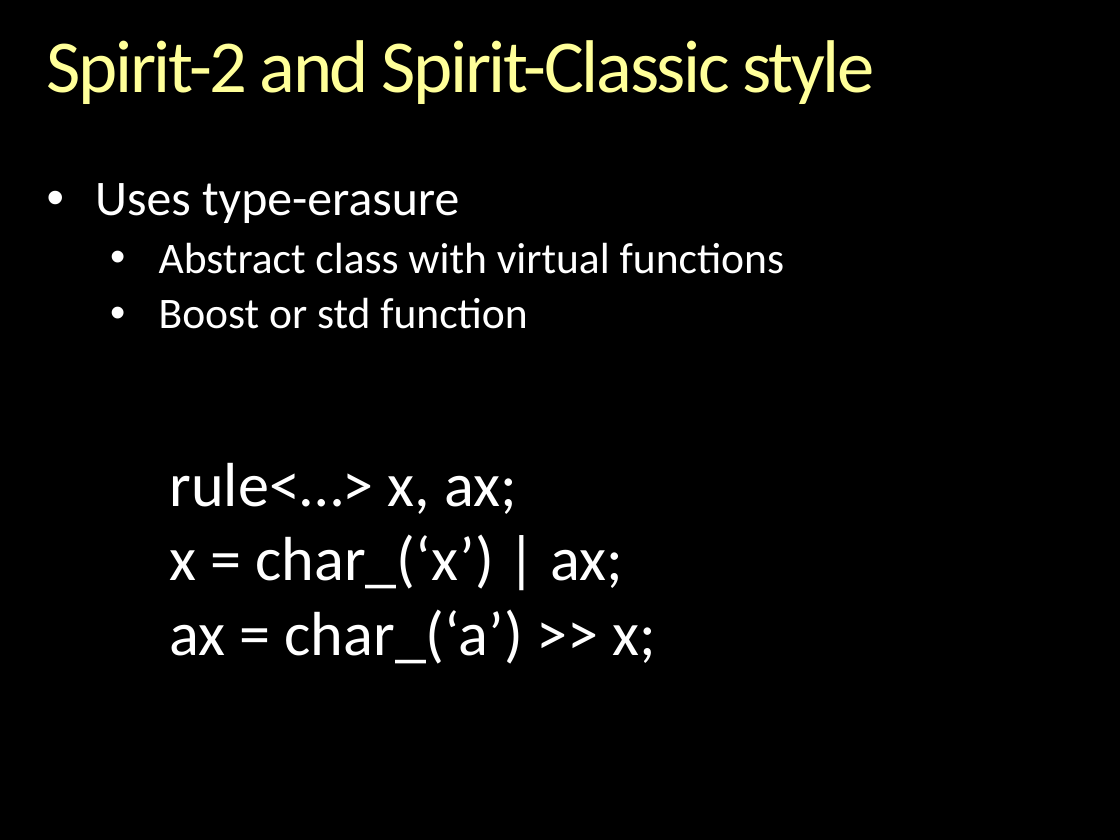
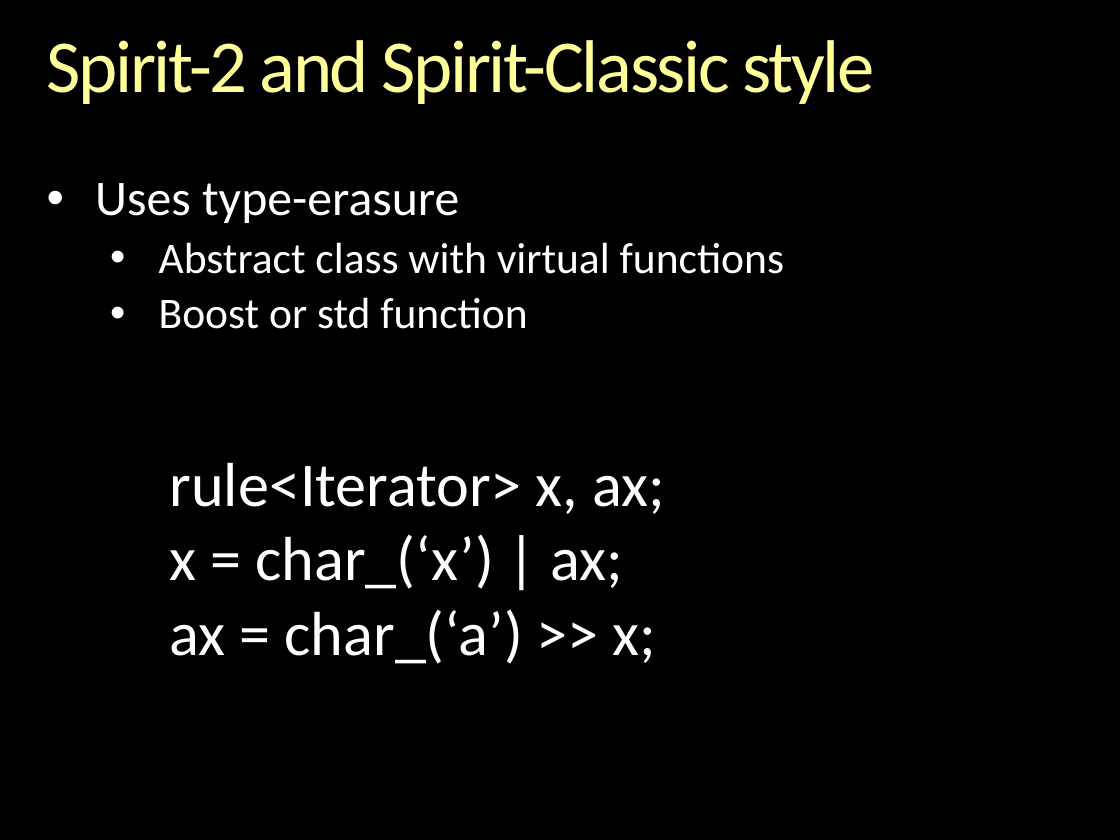
Before and after one commit to boostorg/spirit, a slide deck: slide 27 of libs/spirit/doc/cppnow_2013/Inside Spirit X3.pptx (slide 29 before the commit). Drawn at 1120x840 pixels with LibreOffice and Linux fonts; fonts in the diff are those of the drawing; background and template pictures are left out. Boxes give left, top, right and bottom in pixels: in the first picture for what was removed or moved away, otherwise in the second. Text is boxed around its words. In the diff, an @@ line names an element or a change of style, - is before the commit and + after.

```diff
--- a/libs/spirit/doc/cppnow_2013/Inside Spirit X3.pptx
+++ b/libs/spirit/doc/cppnow_2013/Inside Spirit X3.pptx
@@ text at <box>170,462,665,514</box>: text changed @@
-rule<…> x, ax;
+rule<Iterator> x, ax;
```
Also in this commit, not shown: 14 other slides changed, 1 slide added, 5 slides removed.
